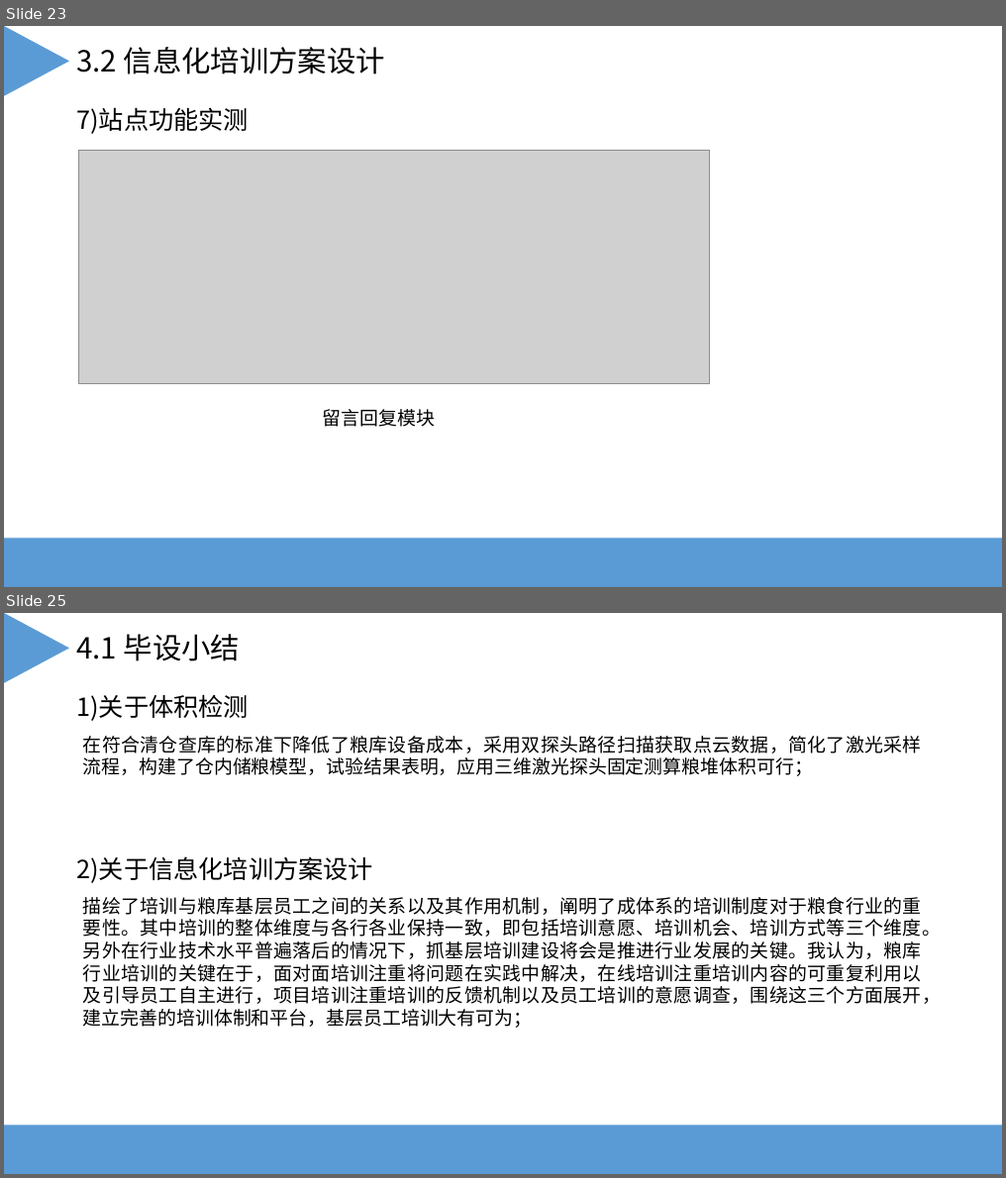
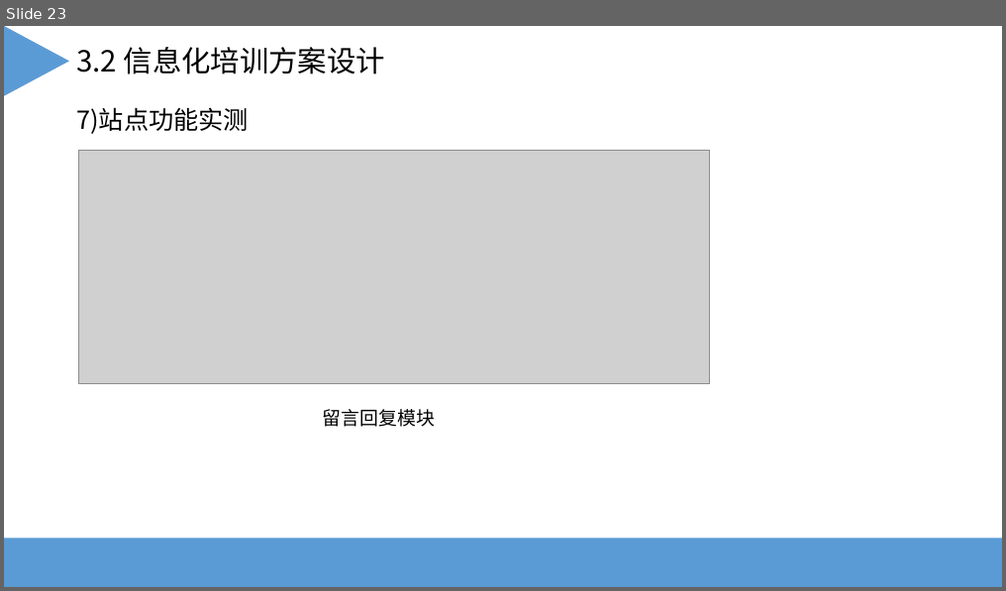
Before and after one commit to yangkaigithub/scada-task, a slide deck: 文档/毕设答辩.ppt. Shown one above the other, each under a label of ours: slides 23 and 25 before the commit, slide 23 after it; the slides between them are not shown. The pictures are 1006x1178 and 1006x591 pixels, drawn with LibreOffice and Linux fonts; fonts in the diff are those of the drawing; grey boxes stand for pictures. Boxes give left, top, right and bottom in pixels: in the first picture for what was removed or moved away, otherwise in the second. Text is boxed around its words. In the diff, an @@ line names an element or a change of style, - is before the commit and + after.

```diff
--- a/文档/毕设答辩.ppt
+++ b/文档/毕设答辩.ppt
@@ slide 25 removed at [4,613,1002,1174], background #FFFFFF @@
@@ triangle removed at [4,613,69,683] @@
@@ text removed at [76,634,240,662] @@
-4.1 毕设小结
@@ text removed at [76,694,249,721] @@
-1)关于体积检测
@@ text removed at [83,736,922,776] @@
-在符合清仓查库的标准下降低了粮库设备成本，采用双探头路径扫描获取点云数据，简化了激光采样流程，构建了仓内储粮模型，试验结果表明，应用三维激光探头固定测算粮堆体积可行；
@@ text removed at [76,857,373,883] @@
-2)关于信息化培训方案设计
@@ text removed at [83,897,941,1028] @@
-描绘了培训与粮库基层员工之间的关系以及其作用机制，阐明了成体系的培训制度对于粮食行业的重要性。其中培训的整体维度与各行各业保持一致，即包括培训意愿、培训机会、培训方式等三个维度。另外在行业技术水平普遍落后的情况下，抓基层培训建设将会是推进行业发展的关键。我认为，粮库行业培训的关键在于，面对面培训注重将问题在实践中解决，在线培训注重培训内容的可重复利用以及引导员工自主进行，项目培训注重培训的反馈机制以及员工培训的意愿调查，围绕这三个方面展开，建立完善的培训体制和平台，基层员工培训大有可为；
@@ rectangle removed at [4,1125,1002,1174] @@
```
Also in this commit, not shown: 1 slide changed, 2 other slides removed.
